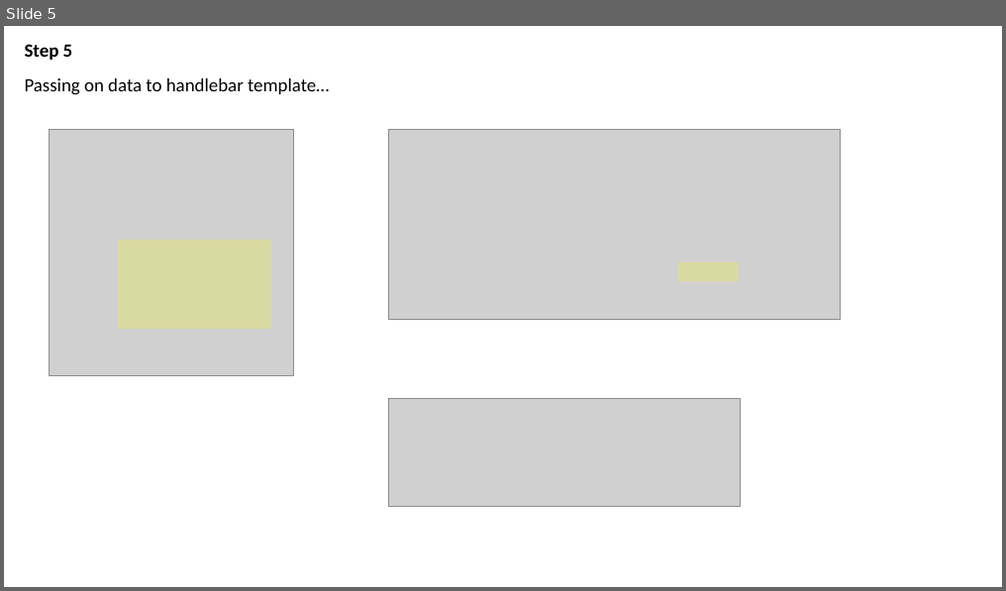
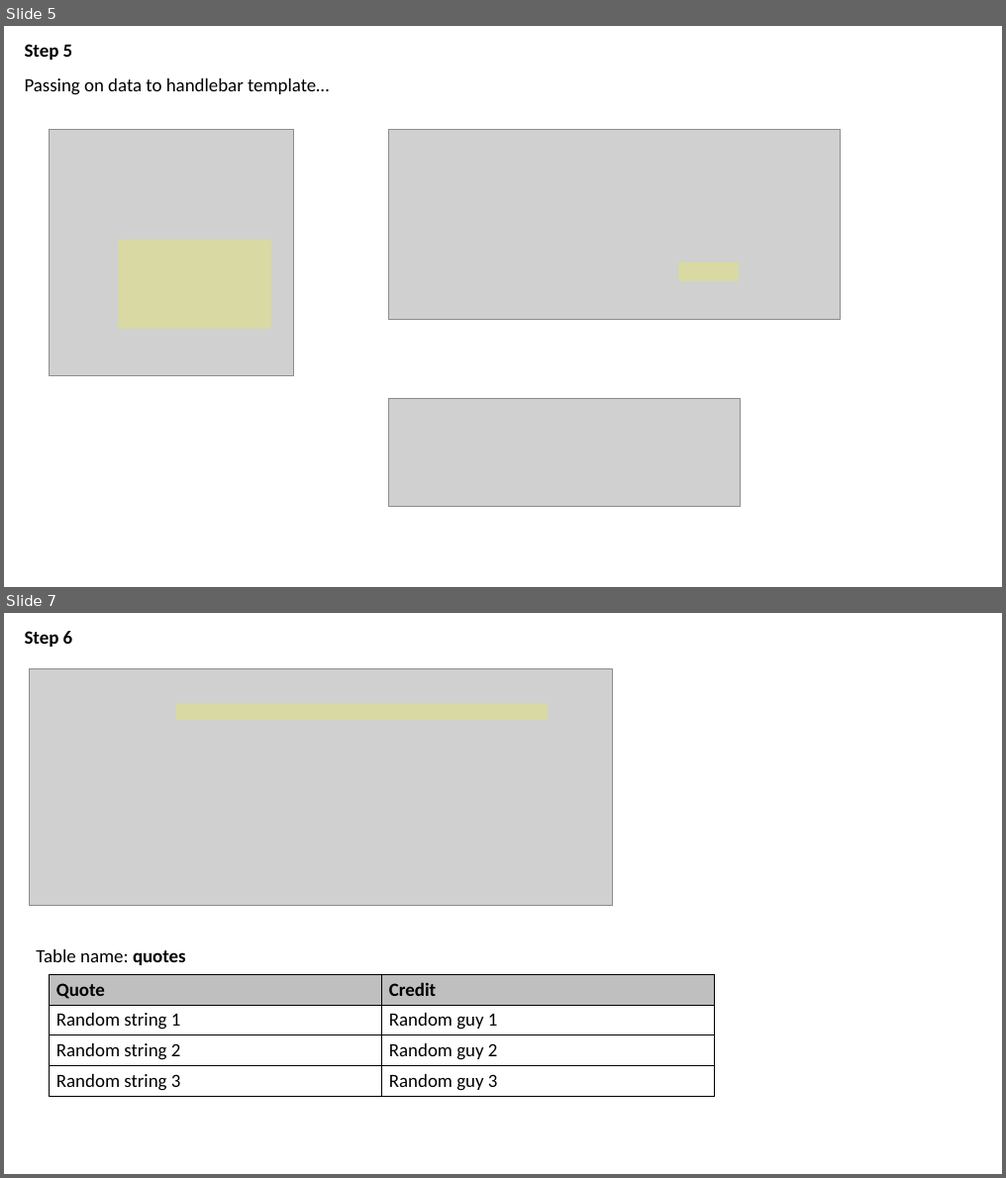
Before and after one commit to parthi2929/hapi-exercise-1, a slide deck: Illustrations.pptx. Shown one above the other, each under a label of ours: slide 5 before the commit, slides 5 and 7 after it; the slides between them are not shown. The pictures are 1006x591 and 1006x1178 pixels, drawn with LibreOffice and Linux fonts; fonts in the diff are those of the drawing; grey boxes stand for pictures. Boxes give left, top, right and bottom in pixels: in the first picture for what was removed or moved away, otherwise in the second. Text is boxed around its words. In the diff, an @@ line names an element or a change of style, - is before the commit and + after.

```diff
--- a/Illustrations.pptx
+++ b/Illustrations.pptx
@@ slide 7 added at (x1=4, y1=613, x2=1002, y2=1174), background #FFFFFF @@
@@ text added at (x1=25, y1=631, x2=73, y2=647), 18 pt, text #000000, bold @@
+Step 6
@@ picture added at (x1=29, y1=668, x2=612, y2=905) @@
@@ rectangle added at (x1=176, y1=703, x2=548, y2=720), fill #FFFF00 at 21% opacity @@
@@ text added at (x1=36, y1=950, x2=186, y2=965), 18 pt, text #000000 @@
+Table name: quotes
@@ table added at (x1=49, y1=974, x2=714, y2=1096), 4 rows, 2 columns @@
+Quote | Credit
+Random string 1 | Random guy 1
+Random string 2 | Random guy 2
+Random string 3 | Random guy 3
```
Also in this commit, not shown: 3 other slides added, 5 other files.
